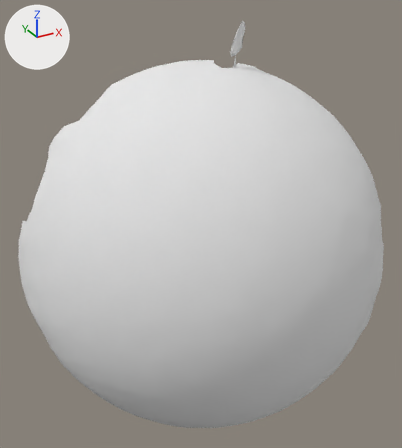
The OBJ model res/pendulum_horizontal/Pendulum_horizontal.000008.obj: old version first, new version second.
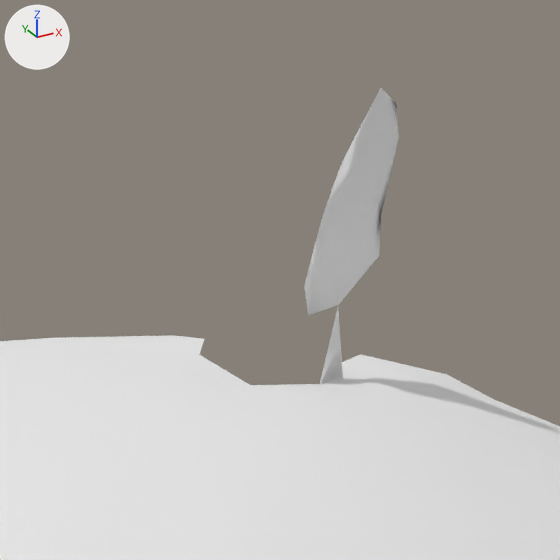
The first picture shows the older version from a 50 mm camera at (-151.0, -100.0, 189.0) aimed at (34.0, 236.0, 21.0). The close-ups show both versions on the part from 45% to 67% of the width and 1% to 21% of the height of that picture. The lights are fixed; the arrows at upper left show +X, +Y and +Z. Where no turn or scale is listed for an object, it has been applied to the vertices.

Objects in the first close-up: 'Pendulum_horizontal.000008'.
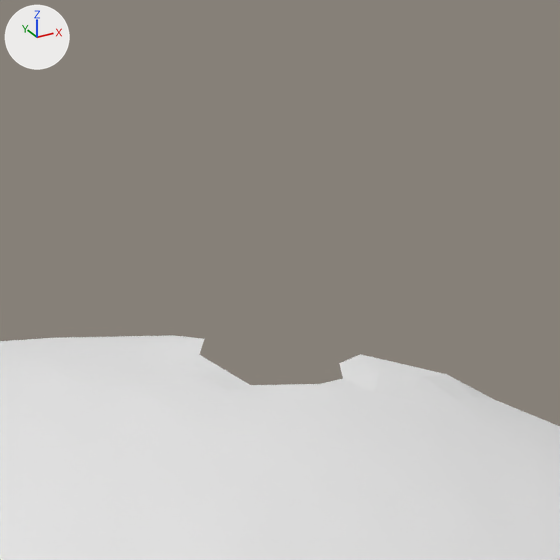
Changed parts and their boxes (x1, y1, x2, y2) in the close-ups (560 x 560 px):
'Pendulum_horizontal.000008', reshaped: before (0, 88, 560, 560); after (0, 335, 560, 560)
part 1 of me_pendulum_horizontal_000008, deleted: before (304, 88, 399, 384)

What the commit changed:
me_pendulum_horizontal_000008 is used by ob_pendulum_horizontal_000008; location (0.0, 0.0, 0.0).
me_pendulum_horizontal_000008 had 4813 vertices, 9539 faces and spanned x -92.0..195.0, y 128.0..307.0, z -158.0..163.0.
me_pendulum_horizontal_000008 no longer uses material mat_pendulum_horizontal_000008 (white #e7e7e7).
me_pendulum_horizontal_000008 now has 4793 vertices, 9502 faces and spans x -92.0..195.0, y 128.0..307.0, z -158.0..133.0.
Part 1, on me_pendulum_horizontal_000008:
20 vertices are removed from x 70.0..80.0, y 251.0..258.0, z 138.0..163.0.
37 faces are deleted.
